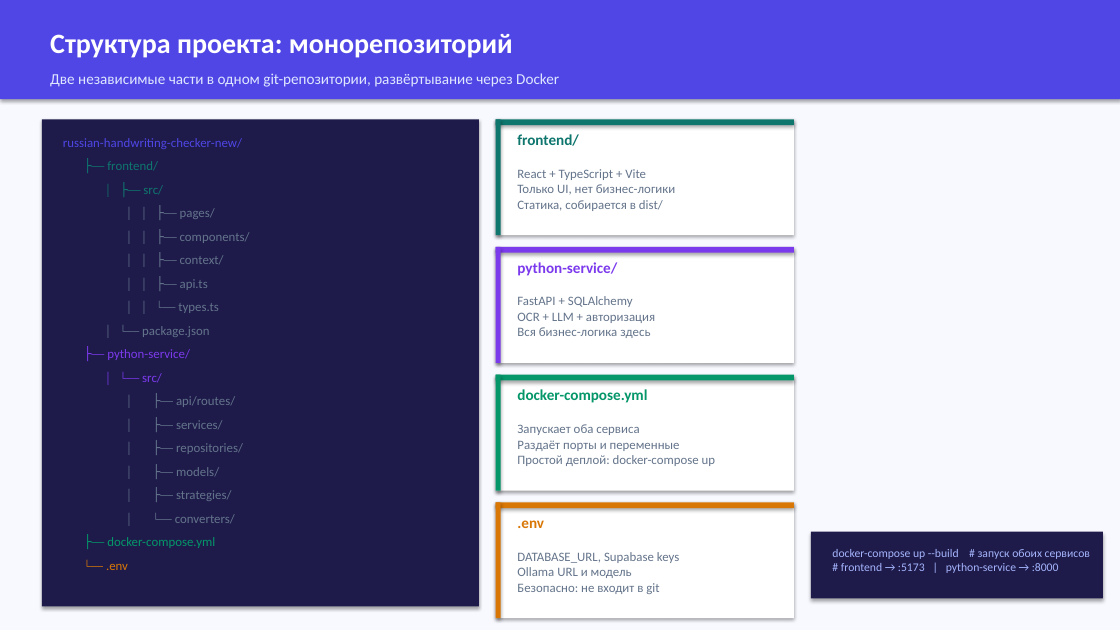
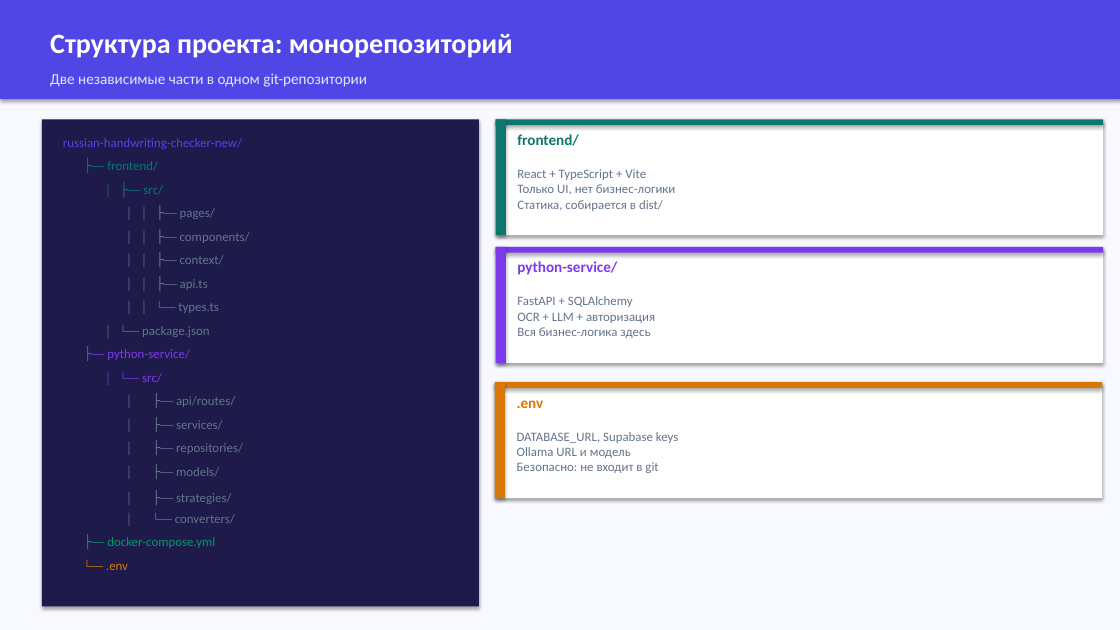
Before and after one commit to KatyaDolgova/russian-handwriting-checker, a slide deck: slide 21 of russian-handwriting-checker-new/RusYazyk_AI_v2.pptx. Drawn at 1120x630 pixels with LibreOffice and Linux fonts; fonts in the diff are those of the drawing. Boxes give left, top, right and bottom in pixels: in the first picture for what was removed or moved away, otherwise in the second. Text is boxed around its words. In the diff, an @@ line names an element or a change of style, - is before the commit and + after.

```diff
--- a/russian-handwriting-checker-new/RusYazyk_AI_v2.pptx
+++ b/russian-handwriting-checker-new/RusYazyk_AI_v2.pptx
@@ text at [50, 73, 367, 87]: text changed @@
-Две независимые части в одном git-репозитории, развёртывание через Docker
+Две независимые части в одном git-репозитории
@@ rectangle: place and size @@
-rectangle at [496, 119, 501, 235]
+rectangle at [496, 119, 506, 235]
@@ rectangle: place and size @@
-rectangle at [496, 119, 794, 235]
+rectangle at [496, 119, 1103, 235]
@@ rectangle: place and size @@
-rectangle at [496, 119, 794, 125]
+rectangle at [496, 119, 1103, 125]
@@ rectangle: place and size @@
-rectangle at [496, 247, 501, 363]
+rectangle at [496, 247, 506, 363]
@@ rectangle: place and size @@
-rectangle at [496, 247, 794, 363]
+rectangle at [496, 247, 1103, 363]
@@ rectangle: place and size @@
-rectangle at [496, 247, 794, 253]
+rectangle at [496, 247, 1103, 253]
@@ rectangle: place and size @@
-rectangle at [496, 502, 501, 618]
+rectangle at [495, 382, 505, 498]
@@ rectangle: place and size @@
-rectangle at [496, 502, 794, 618]
+rectangle at [495, 382, 1102, 498]
@@ rectangle: place and size @@
-rectangle at [496, 502, 794, 508]
+rectangle at [495, 382, 1102, 388]
@@ rectangle removed at [496, 375, 794, 491] @@
@@ rectangle removed at [496, 375, 794, 381] @@
@@ rectangle removed at [496, 375, 501, 491] @@
@@ text ".env": place and size @@
-text ".env" at [517, 520, 544, 528]
+text ".env" at [517, 400, 544, 408]
@@ text removed at [517, 389, 647, 403] @@
-docker-compose.yml
@@ text "DATABASE_URL, Supabase keys Ollama URL ...": place and size @@
-text "DATABASE_URL, Supabase keys Ollama URL ..." at [517, 552, 680, 594]
+text "DATABASE_URL, Supabase keys Ollama URL ..." at [517, 432, 679, 473]
@@ text removed at [517, 424, 716, 466] @@
-Запускает оба сервиса
-Раздаёт порты и переменные
-Простой деплой: docker-compose up
@@ rectangle removed at [811, 532, 1103, 598] @@
@@ text removed at [832, 549, 1090, 573] @@
-docker-compose up --build # запуск обоих сервисов
-# frontend → :5173 | python-service → :8000
```
Also in this commit, not shown: 8 other slides changed, 38 other files.
